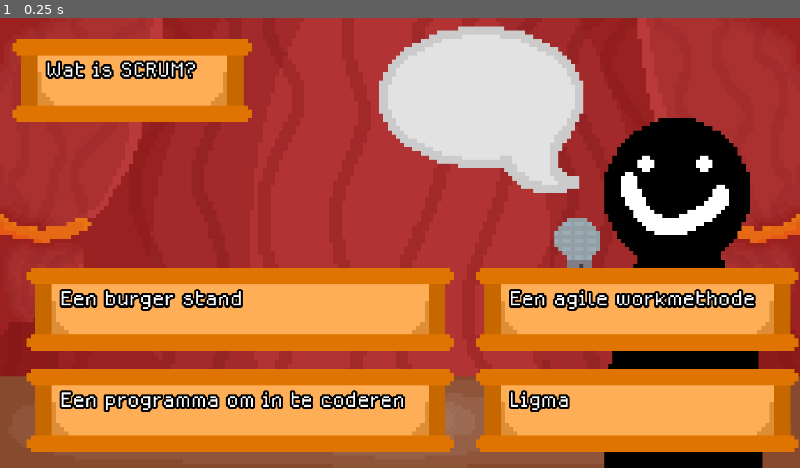
Above: before the commit, frame 1.
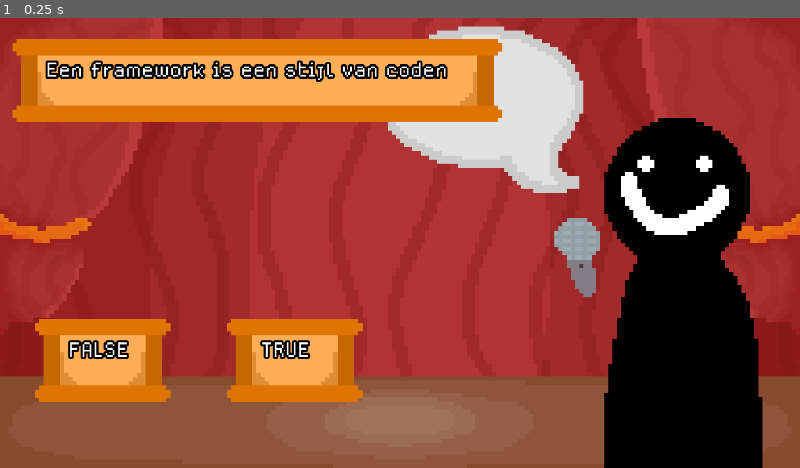
Above: after the commit, the same moment.

Repository: Cloenk/scrivia
Game: Godot game, scene res://scenes/Game/game.tscn
Same seed, same stepped clock (60 frames per second), same inputs: the game is played once before the commit and once after it.
Inputs:
- Up to frame 1 (0.25 s): no input

The runs differ from the first frame. In frame 1, 41% of the frame differs, in the area x 3-100%, y 4-97%.

Commit message:
question and q removal

Diff:
--- a/scenes/Game/game.tscn
+++ b/scenes/Game/game.tscn
@@ -9,10 +9,15 @@
 [ext_resource type="Texture2D" uid="uid://dfoci82of2dlk" path="res://assets/textures/Stage/speachBubble.png" id="5_1p5ji"]
 [ext_resource type="PackedScene" path="res://scenes/Game/leader_board.tscn" id="8_1p5ji"]
 [ext_resource type="Script" uid="uid://c7i52175ijmhh" path="res://scripts/questions/general_question.gd" id="8_yvoo5"]
+[ext_resource type="Resource" uid="uid://b846nqha0sb21" path="res://resources/questions/avo_dagen.tres" id="9_r8o54"]
 [ext_resource type="Resource" uid="uid://kt417a2g7y80" path="res://resources/questions/wat_is_scrum.tres" id="9_rwo3j"]
 [ext_resource type="Resource" uid="uid://clbbpyec6etce" path="res://resources/questions/hoe_lang_duurt_de_opleiding.tres" id="10_ph5vl"]
+[ext_resource type="Resource" uid="uid://jy2kbtt68ltj" path="res://resources/questions/cpp_main_lang.tres" id="10_rsxsa"]
 [ext_resource type="Resource" uid="uid://b0jpstx0yeefl" path="res://resources/questions/hou_je_van_eenden.tres" id="11_5rpqn"]
 [ext_resource type="Resource" uid="uid://bgcvpyjojf4rb" path="res://resources/questions/Waar_staat_oop_voor.tres" id="12_yvoo5"]
+[ext_resource type="Resource" uid="uid://dmp1n652217p5" path="res://resources/questions/Welke_prog_lang.tres" id="15_vfmmh"]
+[ext_resource type="Resource" uid="uid://dll6ujcccigbq" path="res://resources/questions/Welk_niveau.tres" id="16_vom40"]
+[ext_resource type="Resource" uid="uid://c21oowkvrvbsd" path="res://resources/questions/what_is_a_frameworl.tres" id="17_ultrl"]
 
 [node name="Game" type="Node2D" unique_id=472047127]
 script = ExtResource("1_54y65")
@@ -46,7 +51,7 @@
 texture = ExtResource("5_1p5ji")
 
 [node name="QuestionDisplay" parent="." unique_id=2084494044 instance=ExtResource("2_t5wam")]
-questions = Array[ExtResource("8_yvoo5")]([ExtResource("9_rwo3j"), ExtResource("10_ph5vl"), ExtResource("11_5rpqn"), ExtResource("12_yvoo5")])
+questions = Array[ExtResource("8_yvoo5")]([ExtResource("9_r8o54"), ExtResource("10_rsxsa"), ExtResource("10_ph5vl"), ExtResource("11_5rpqn"), ExtResource("12_yvoo5"), ExtResource("9_rwo3j"), ExtResource("15_vfmmh"), ExtResource("16_vom40"), ExtResource("17_ultrl")])
 
 [node name="CanvasLayer" type="CanvasLayer" parent="." unique_id=1146422618]
 
--- a/scripts/game/question_display.gd
+++ b/scripts/game/question_display.gd
@@ -37,6 +37,7 @@
 func change_question():
 	clearQuestionBoxes()
 	currentQuestionResource = questions.pick_random()
+	questions.erase(currentQuestionResource)
 	the_question.text = str(currentQuestionResource.question)
 
 	# if esa four answerito possibleh
